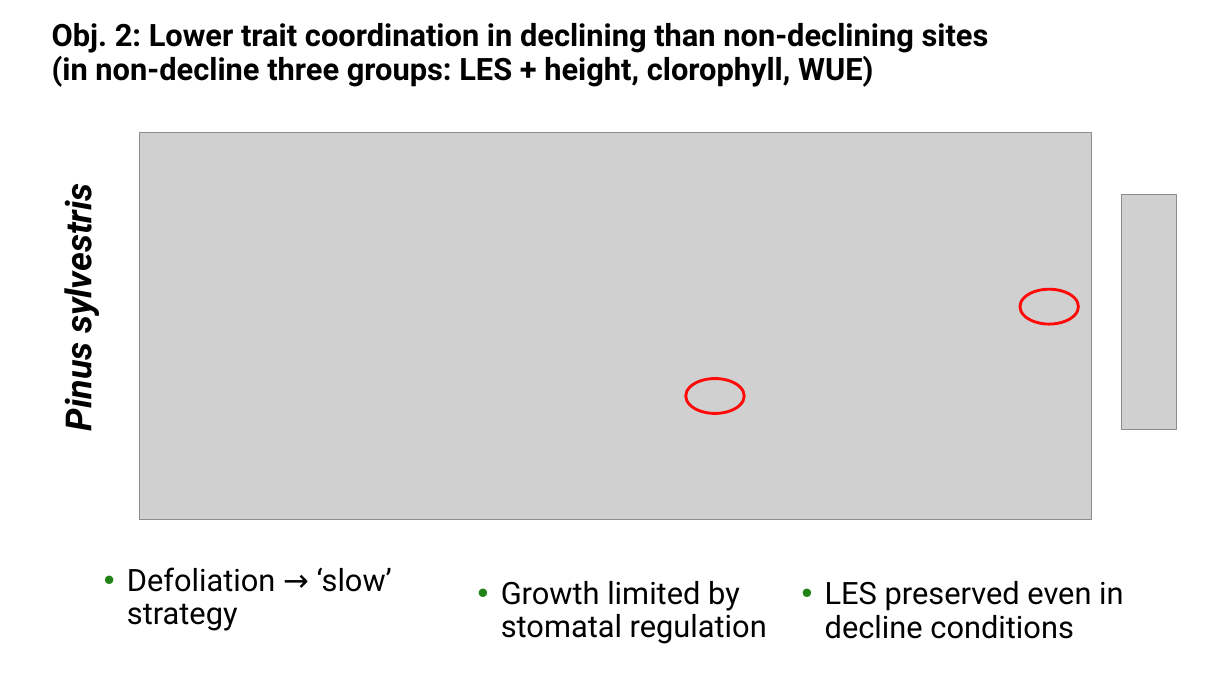
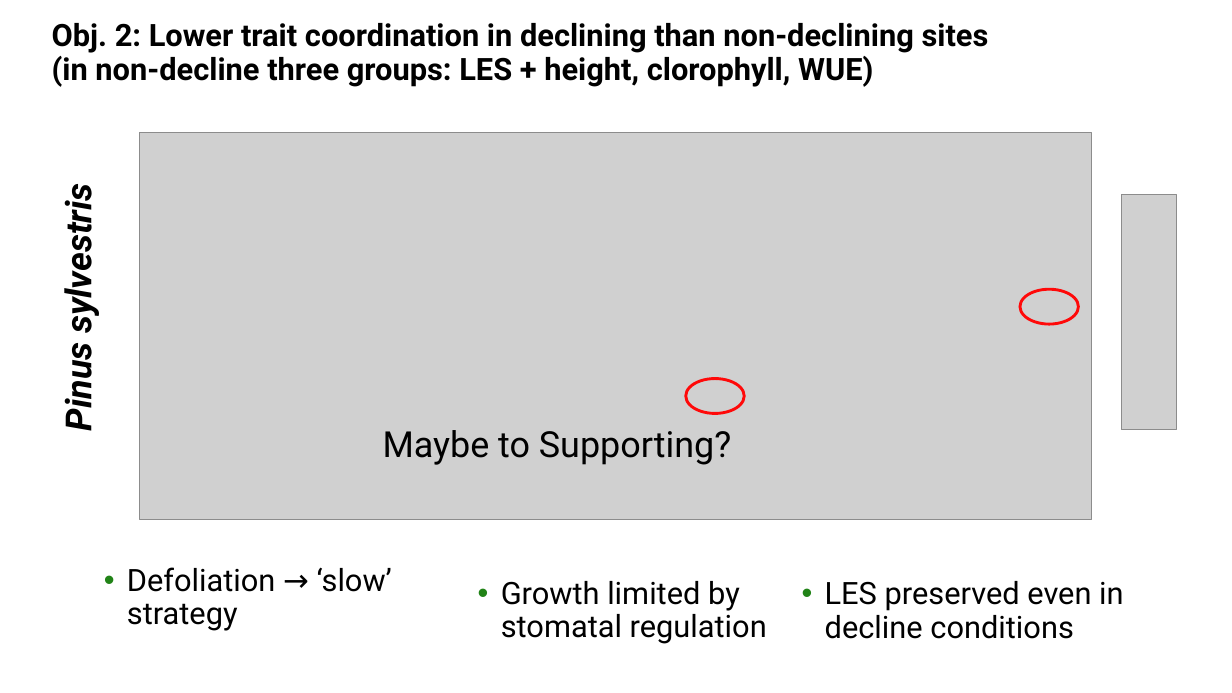
Before and after one commit to cris-fernandez/Tesis_Individuo, a slide deck: slide 18 of 06_ppts/Chapter2_variable_selection.pptx (slide 12 before the commit). Drawn at 1232x693 pixels with LibreOffice and Linux fonts; fonts in the diff are those of the drawing; grey boxes stand for pictures. Boxes give left, top, right and bottom in pixels: in the first picture for what was removed or moved away, otherwise in the second. Text is boxed around its words. In the diff, an @@ line names an element or a change of style, - is before the commit and + after.

```diff
--- a/06_ppts/Chapter2_variable_selection.pptx
+++ b/06_ppts/Chapter2_variable_selection.pptx
@@ text added at [383,430,731,465], 28 pt, text #000000 @@
+Maybe to Supporting?
```
Also in this commit, not shown: 12 other slides changed, 1 slide added, 3 other files.
